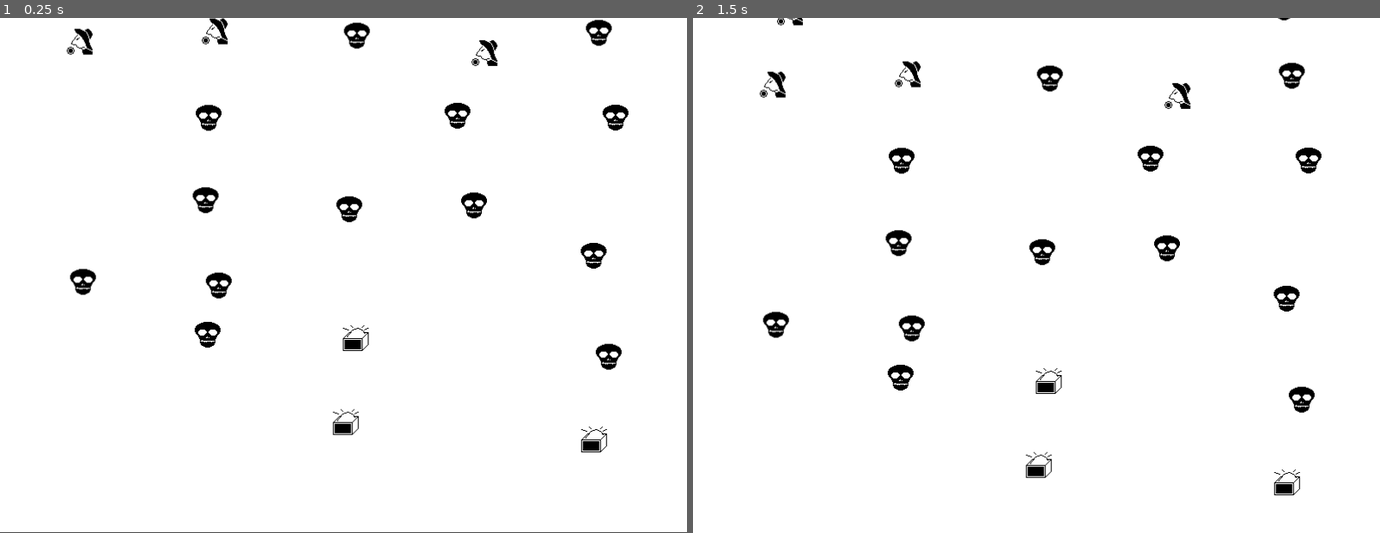
Above: before the commit, frames 1-2 (left to right).
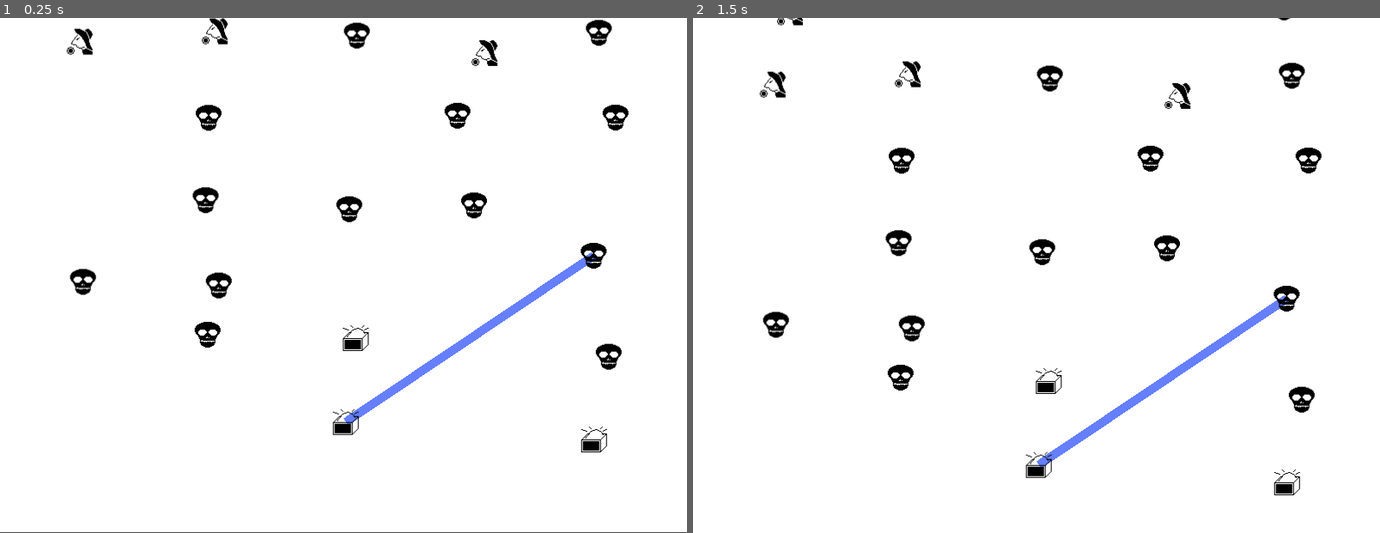
Above: after the commit, the same moments.

Repository: GrueGoblin/RogueliteMap
Game: Godot game, scene res://Game/Scenes/Map/InPlay.tscn
Two runs of this game, one before a commit and one after it. Both use one fixed random seed, a clock stepped at 60 frames per second and the inputs below. The project has no main scene, so this scene is started directly.
Inputs (mouse positions are in pixels of both pictures, inside the frame that each line leads up to):
- Up to frame 1 (0.25 s): no input
- Up to frame 2 (1.5 s): tap Enter at 0.5 s; move the mouse to (1187, 249) at 0.52 s; tap Mouse wheel down (wheel_down) at 0.6 s; tap Space at 1.25 s; move the mouse to (899, 301) at 1.27 s; tap Mouse wheel up (wheel_up) at 1.35 s

The runs differ from the first frame. In frame 1, 0.7% of the frame differs, in the area x 50-87%, y 45-79%; in frame 2, 0.7%.

Commit message:
Basic connection logic/display

Diff:
--- a/Game/Models/Map.gd
+++ b/Game/Models/Map.gd
@@ -25,8 +25,8 @@
 		for i in count:
 			var location = Location.new()
 			location.position = Vector2(positions.pop_front(), level)
-			#location.position = Vector2(positions.pop_front() * 150 + 100, 900 - level * 90)
 			location.location_type = Content.get_random("LocationType")
+			location.level = level
 
 			if i == 0:
 				location.starting = true
@@ -35,13 +35,31 @@
 			locations_per_level[level].append(location)
 			locations_by_position[location.position] = location
 
+
+	pass
+
+func generate_location_connections():
 	# generate location connections
+	var locations_wo_followup = locations.duplicate()
+	var locations_wo_source = locations.duplicate()
+
+	var connection = MapConnection.new()
+	connection.from = locations[0]
+	connection.to = locations[6]
+	connections.append(connection)
 	# rules:
-	# 1. every location needs to be connected to some previous one (excluding the starting ones)
-	# 2. every location needs to lead somewhere
-	# 2. Connections go only one level up
-	# 3. connections can't cross
-	# 4. there is limited amount of connections per level
+	# 1. every location needs to lead somewhere/ except final one?
+	for location in locations:
+		location = location as Location
+		if location.level < 9:
+			# connect to random
+			pass
+	# 2. every location needs to be connected to some previous one (excluding the starting ones)
+
+
+	# 3. Connections go only one level up
+	# 4. connections can't cross
+	# 5. there is limited amount of connections per level
 	pass
 
 # locations per level, minimum 2 locations per level, maximum is determined by the map
--- a/Game/Models/MapConnection.gd
+++ b/Game/Models/MapConnection.gd
@@ -1,3 +1,6 @@
 extends "res://Game/Models/Meta/MapConnection.gd"
 
 class_name MapConnection
+
+func relative_end_position():
+	return to.actual_position - from.actual_position
--- a/Game/Scenes/Map/InPlay.gd
+++ b/Game/Scenes/Map/InPlay.gd
@@ -12,6 +12,7 @@
 	var m = Map.new()
 	m.levels = 10
 	m.generate_locations()
+	m.generate_location_connections()
 	self.map = m
 	print(map.locations_per_level)
 	pass
@@ -23,6 +24,8 @@
 	map.connect("changed",self,"actualize")
 	for location in map.locations:
 		$Locations.add_child(location.instance_as("Display"))
+	for connection in map.connections:
+		$Connections.add_child(connection.instance_as("InMap"))
 	actualize()
 
 func actualize():
--- /dev/null
+++ b/Game/Scenes/MapConnection/InMap.gd
@@ -0,0 +1,23 @@
+
+extends Node2D
+
+var map_connection : MapConnection setget set_map_connection
+
+func _ready():
+	#self.map_connection = MapConnection.new()
+	position = map_connection.from.actual_position
+	$Line2D.points[1] = map_connection.relative_end_position()
+	print("connection ready")
+	print(position)
+	pass
+
+func set_map_connection(value : MapConnection):
+	if map_connection:
+		map_connection.disconnect("changed",self,"actualize")
+	map_connection = value
+	map_connection.connect("changed",self,"actualize")
+	actualize()
+
+func actualize():
+	# set scene values
+	pass
--- /dev/null
+++ b/Game/Scenes/MapConnection/InMap.tscn
@@ -0,0 +1,9 @@
+[gd_scene load_steps=2 format=2]
+
+[ext_resource path="res://Game/Scenes/MapConnection/InMap.gd" type="Script" id=1]
+
+[node name="Node2D" type="Node2D" groups=["MapConnectionContext"]]
+script = ExtResource( 1 )
+
+[node name="Line2D" type="Line2D" parent="."]
+points = PoolVector2Array( 0, 0, 10, 100 )
